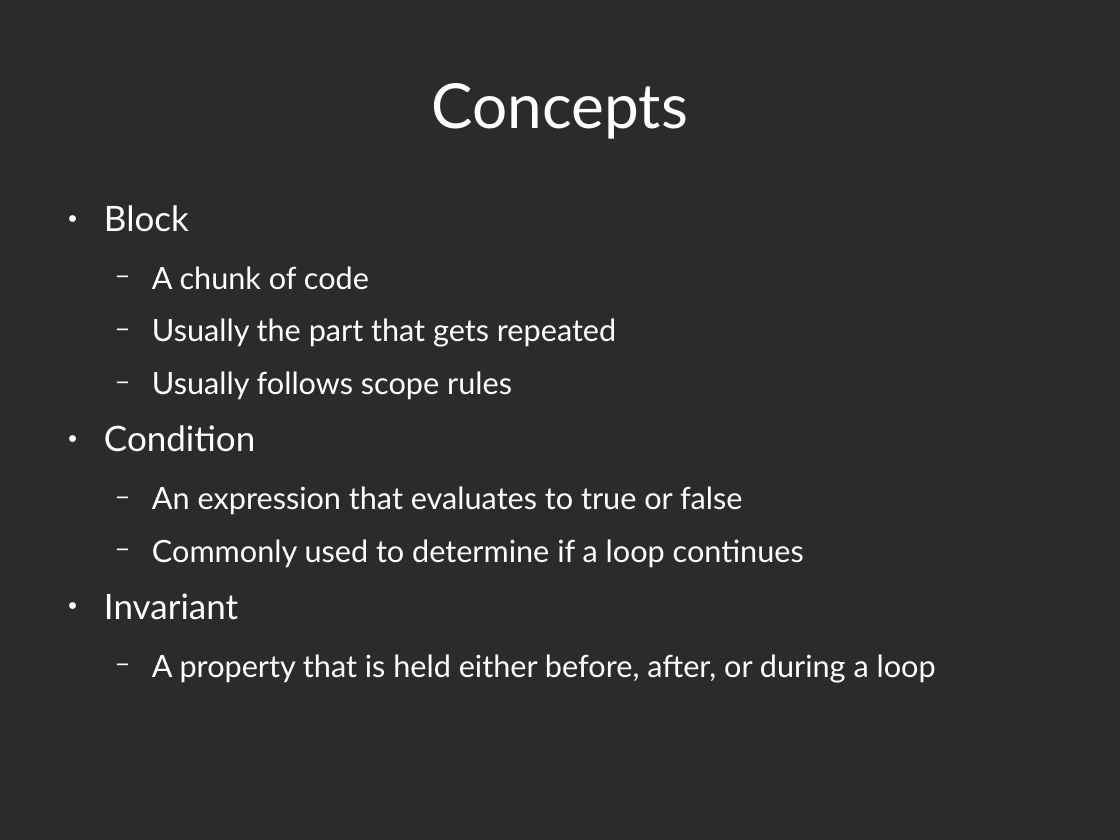
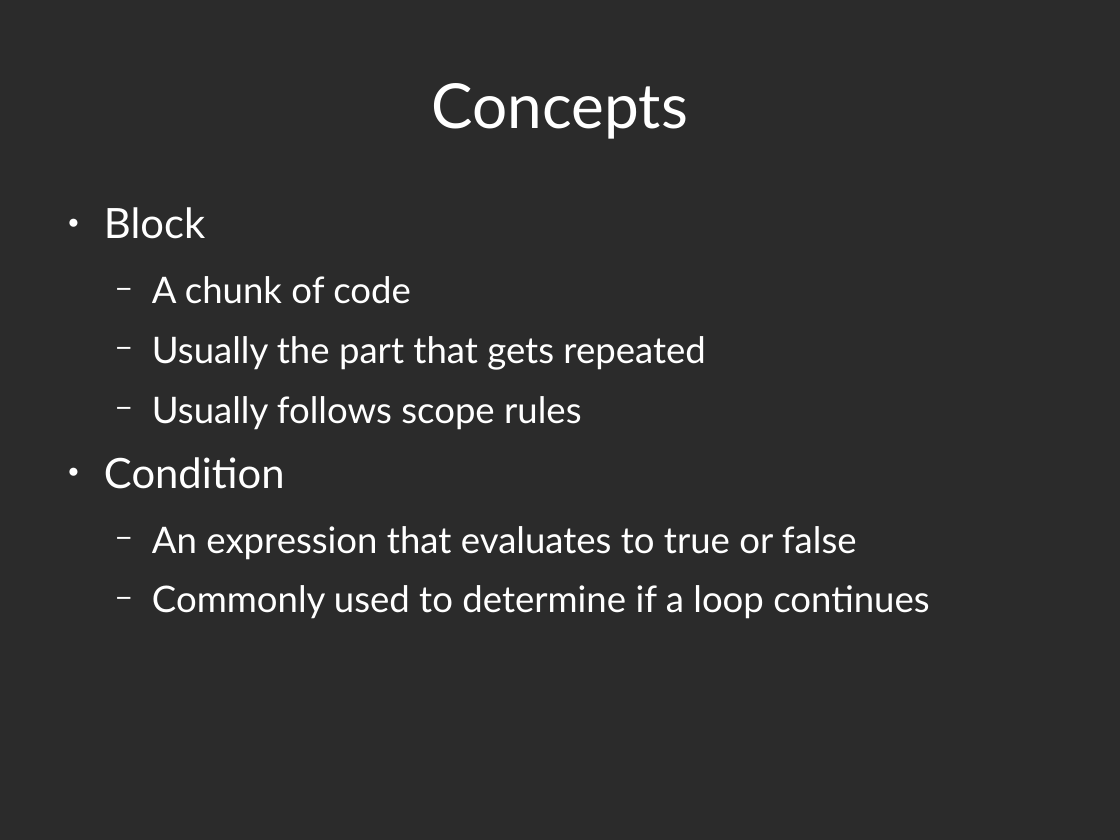
Before and after one commit to abramhindle/python-iteration-talk, a slide deck: slide 4 of iteration-talk.odp. Drawn at 1120x840 pixels with LibreOffice and Linux fonts; fonts in the diff are those of the drawing; background and template pictures are left out; a plain dark background stands for a picture behind light text. Boxes give left, top, right and bottom in pixels: in the first picture for what was removed or moved away, otherwise in the second. Text is boxed around its words. In the diff, an @@ line names an element or a change of style, - is before the commit and + after.

```diff
--- a/iteration-talk.odp
+++ b/iteration-talk.odp
@@ text "Block" at bbox=[104, 207, 929, 619]: size 24.8 to 29.6 pt in "Block", "Condition"; size 21.7 to 25.9 pt @@
@@ text at bbox=[104, 593, 936, 683]: paragraphs removed @@
-● Invariant
-  − A property that is held either before, after, or during a loop
```
Also in this commit, not shown: 6 other slides changed, 1 slide added, 1 other file.
